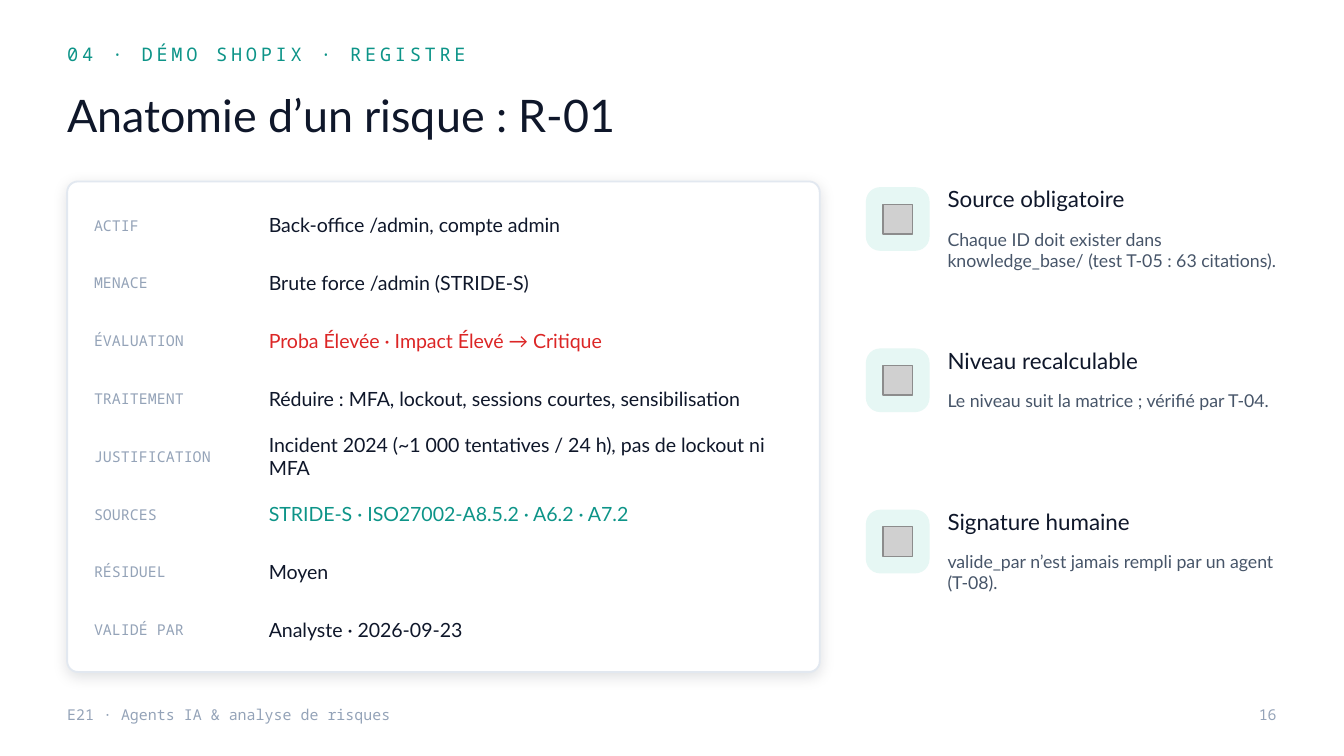
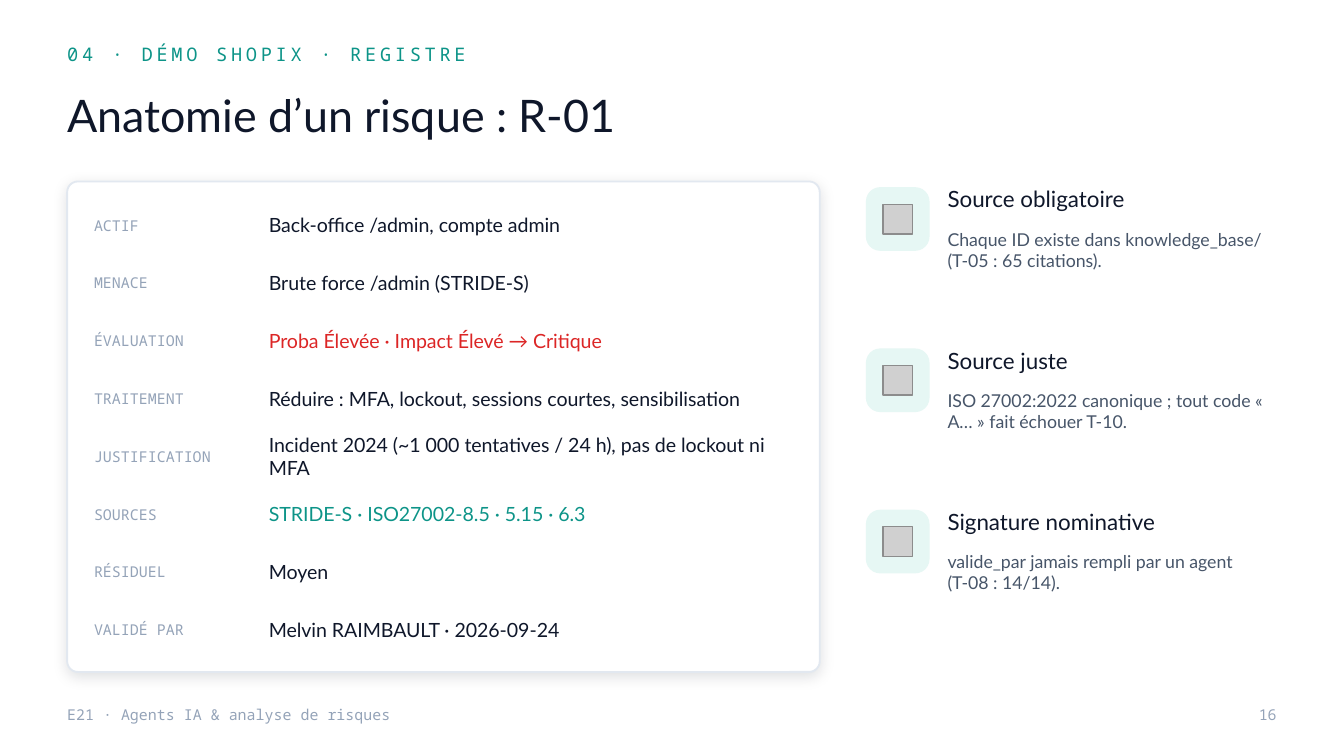
Before and after one commit to MelvinBzh/management_de_la_securite, a slide deck: slide 16 of soutenance/Soutenance_E21_Agents_IA.pptx (slide 17 before the commit). Drawn at 1344x756 pixels with LibreOffice and Linux fonts; fonts in the diff are those of the drawing; grey boxes stand for pictures. Boxes give left, top, right and bottom in pixels: in the first picture for what was removed or moved away, otherwise in the second. Text is boxed around its words. In the diff, an @@ line names an element or a change of style, - is before the commit and + after.

```diff
--- a/soutenance/Soutenance_E21_Agents_IA.pptx
+++ b/soutenance/Soutenance_E21_Agents_IA.pptx
@@ text at (948,233,1261,270): text changed @@
-Chaque ID doit exister dans knowledge_base/ (test T-05 : 63 citations).
+Chaque ID existe dans knowledge_base/ (T-05 : 65 citations).
@@ text at (948,352,1067,373): text changed @@
-Niveau recalculable
+Source juste
@@ text at (948,394,1251,428): text changed @@
-Le niveau suit la matrice ; vérifié par T-04.
+ISO 27002:2022 canonique ; tout code « A… » fait échouer T-10.
@@ text at (269,507,585,521): text changed @@
-STRIDE-S · ISO27002-A8.5.2 · A6.2 · A7.2
+STRIDE-S · ISO27002-8.5 · 5.15 · 6.3
@@ text at (948,513,1155,534): text changed @@
-Signature humaine
+Signature nominative
@@ text at (948,555,1232,592): text changed @@
-valide_par n’est jamais rempli par un agent (T-08).
+valide_par jamais rempli par un agent (T-08 : 14/14).
@@ text at (269,622,560,637): text changed @@
-Analyste · 2026-09-23
+Melvin RAIMBAULT · 2026-09-24
```
Also in this commit, not shown: 20 other slides changed, 1 slide added, 1 slide removed.
